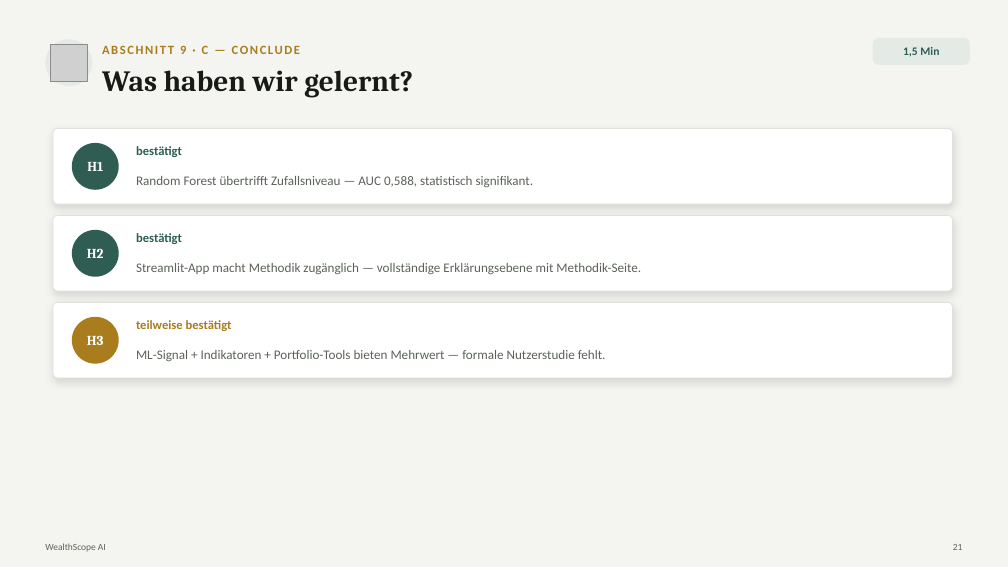
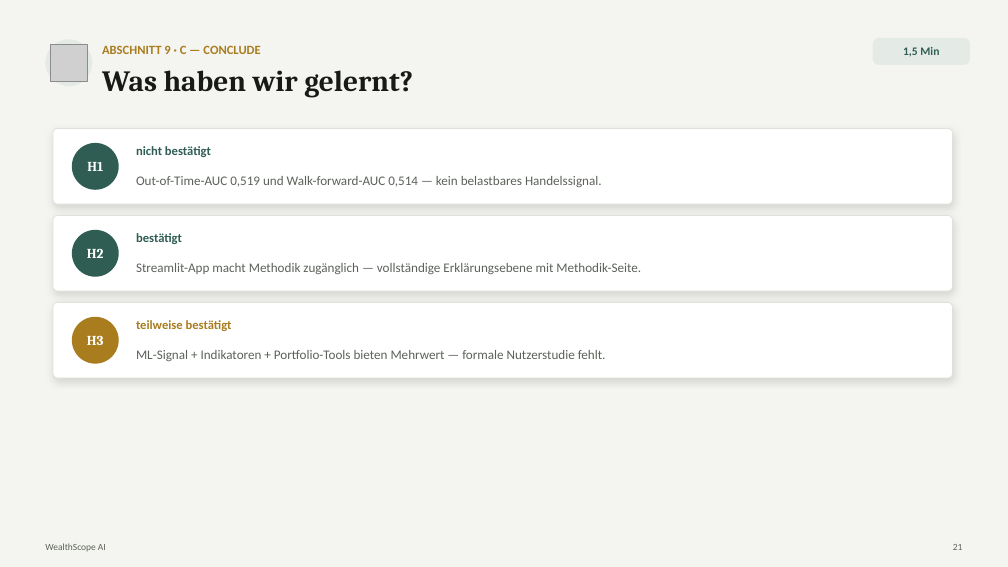
Before and after one commit to fedansoufiane-commits/forexscope-ai, a slide deck: slide 21 of Präsentation/WealthScope_Praesentation.pptx. Drawn at 1008x567 pixels with LibreOffice and Linux fonts; fonts in the diff are those of the drawing; grey boxes stand for pictures. Boxes give left, top, right and bottom in pixels: in the first picture for what was removed or moved away, otherwise in the second. Text is boxed around its words. In the diff, an @@ line names an element or a change of style, - is before the commit and + after.

```diff
--- a/Präsentation/WealthScope_Praesentation.pptx
+++ b/Präsentation/WealthScope_Praesentation.pptx
@@ text "ABSCHNITT 9 · C — ..." at bbox=[102, 45, 260, 54]: letter spacing 1.5 to 0 pt @@
@@ text at bbox=[136, 146, 211, 157]: text changed @@
-bestätigt
+nicht bestätigt
@@ text at bbox=[136, 176, 602, 187]: text changed @@
-Random Forest übertrifft Zufallsniveau — AUC 0,588, statistisch signifikant.
+Out-of-Time-AUC 0,519 und Walk-forward-AUC 0,514 — kein belastbares Handelssignal.
```
Also in this commit, not shown: 29 other slides changed, 28 other files.
